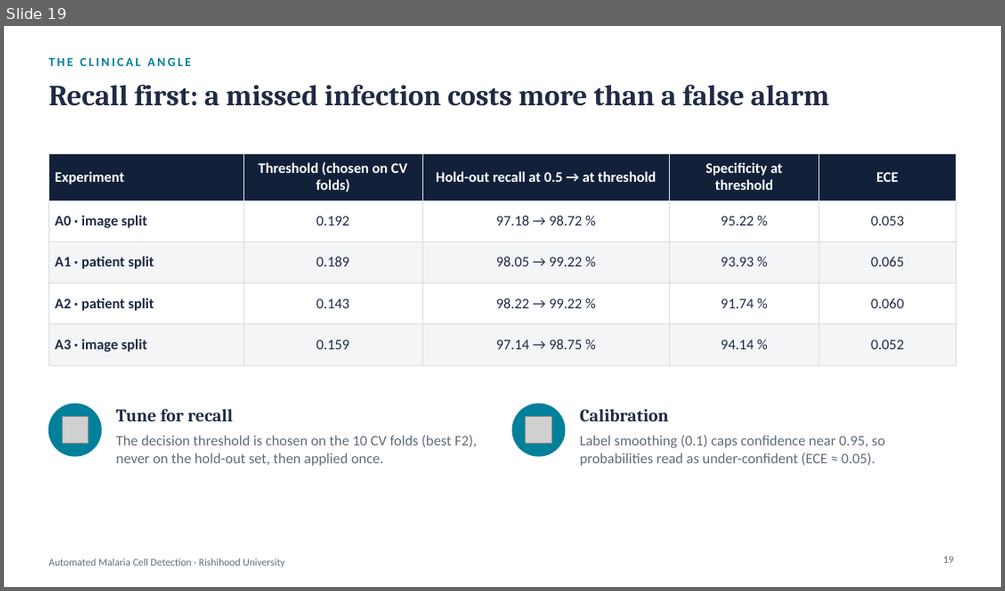
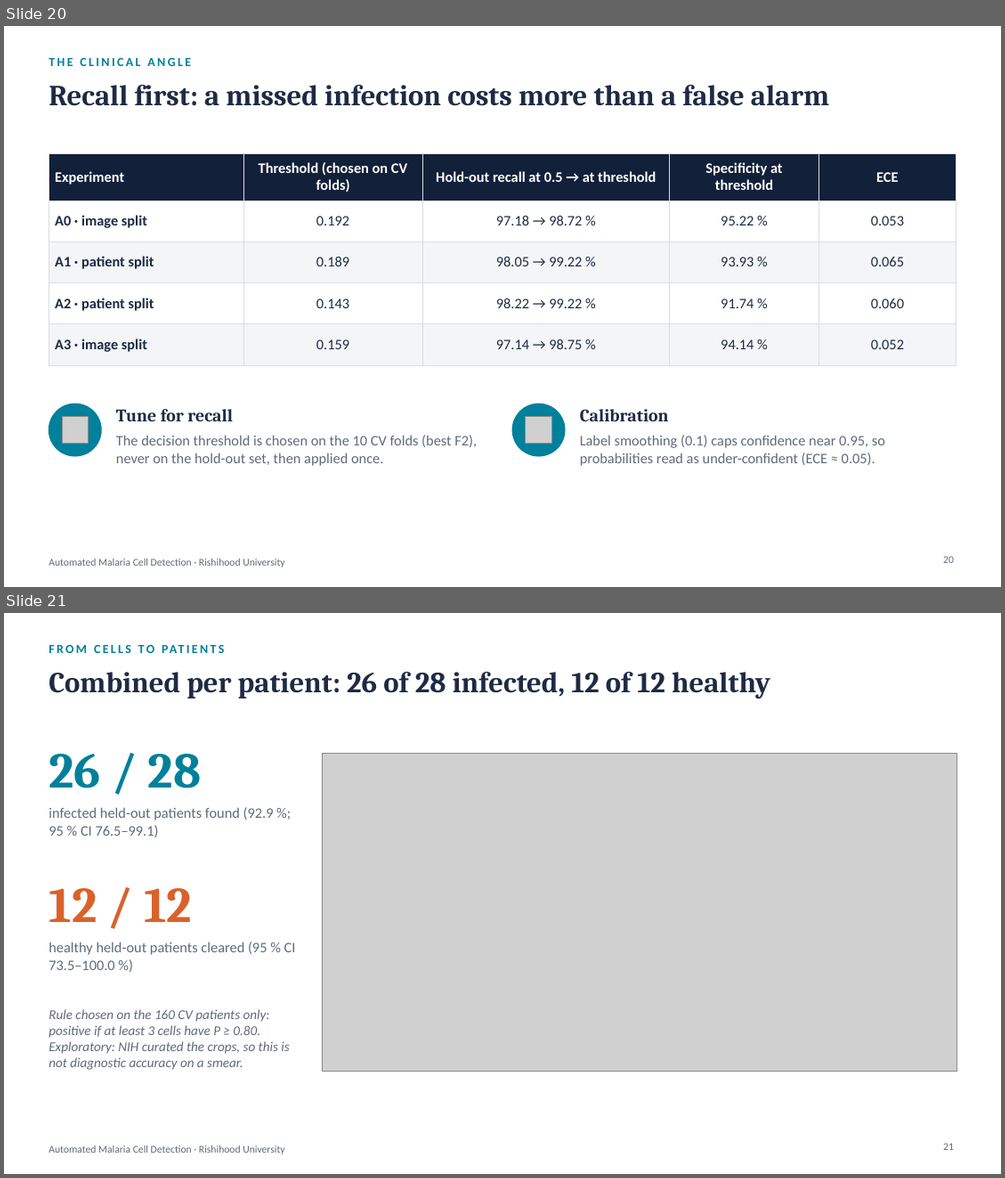
Before and after one commit to amathziah/malaria-detection, a slide deck: slides/Malaria_Phase3_Final.pptx. Shown one above the other, each under a label of ours: slide 19 before the commit, slides 20 and 21 after it. The pictures are 1005x591 and 1005x1178 pixels, drawn with LibreOffice and Linux fonts; fonts in the diff are those of the drawing; grey boxes stand for pictures. Boxes give left, top, right and bottom in pixels: in the first picture for what was removed or moved away, otherwise in the second. Text is boxed around its words. In the diff, an @@ line names an element or a change of style, - is before the commit and + after.

```diff
--- a/slides/Malaria_Phase3_Final.pptx
+++ b/slides/Malaria_Phase3_Final.pptx
@@ slide 21 added at [4, 613, 1001, 1174], background #FFFFFF; not listed: 1 template element that a slide beside it also shows @@
@@ text added at [48, 641, 722, 666], 12 pt, text #00809A, bold @@
+FROM CELLS TO PATIENTS
@@ title added at [48, 672, 770, 698], 28 pt, text #1F2A44, bold @@
+Combined per patient: 26 of 28 infected, 12 of 12 healthy
@@ text added at [48, 754, 202, 788], 48 pt, text #00809A, bold @@
+26 / 28
@@ picture added at [322, 753, 957, 1070] @@
@@ text added at [48, 807, 274, 837], 14 pt, text #5F6B7A @@
+infected held-out patients found (92.9 %; 95 % CI 76.5–99.1)
@@ text added at [48, 888, 192, 922], 48 pt, text #D9622B, bold @@
+12 / 12
@@ text added at [48, 941, 296, 970], 14 pt, text #5F6B7A @@
+healthy held-out patients cleared (95 % CI 73.5–100.0 %)
@@ text added at [48, 1009, 289, 1070], 13 pt, text #5F6B7A, italic @@
+Rule chosen on the 160 CV patients only: positive if at least 3 cells have P ≥ 0.80. Exploratory: NIH curated the crops, so this is not diagnostic accuracy on a smear.
@@ page number added at [943, 1143, 954, 1150], 10 pt, text #5F6B7A @@
+21
@@ what was slide 19 is now slide 20 @@
@@ page number at [943, 556, 954, 563]: text changed @@
-19
+20
```
Also in this commit, not shown: 8 slides changed, 1 other slide added, 5 other files.
